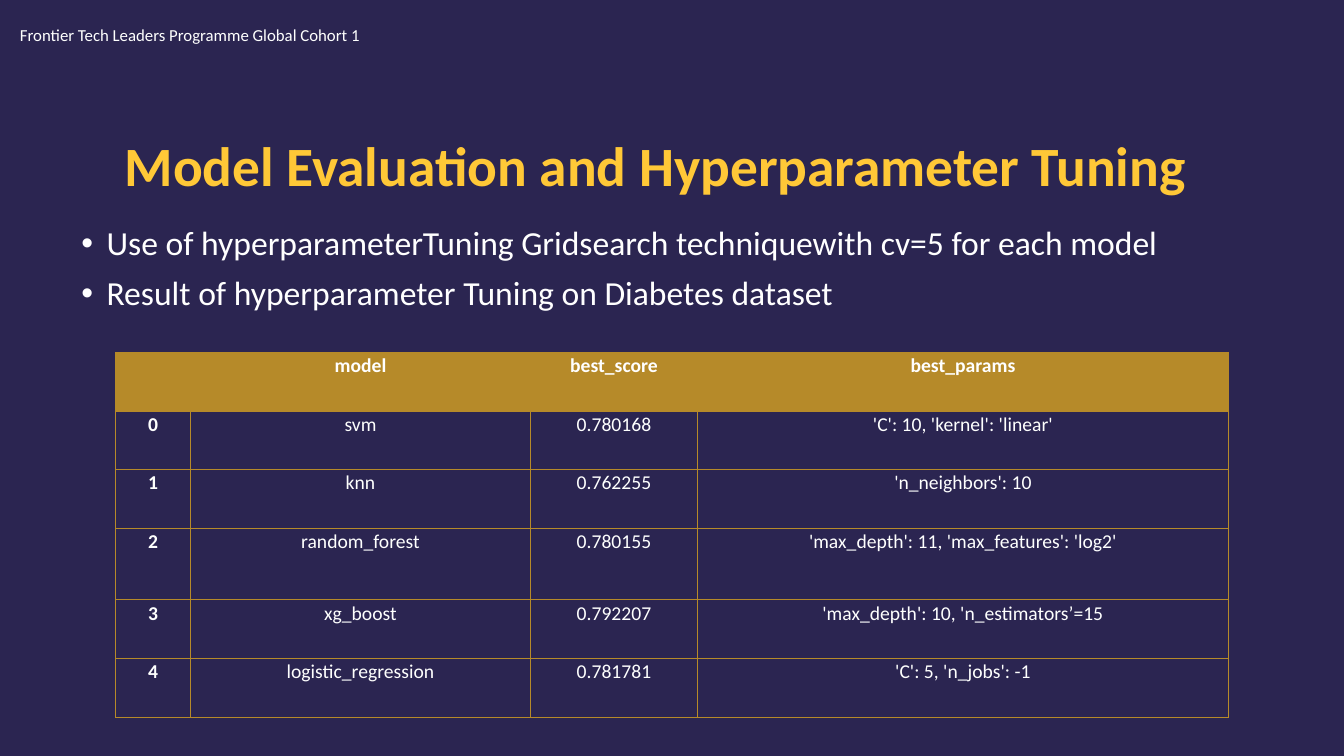
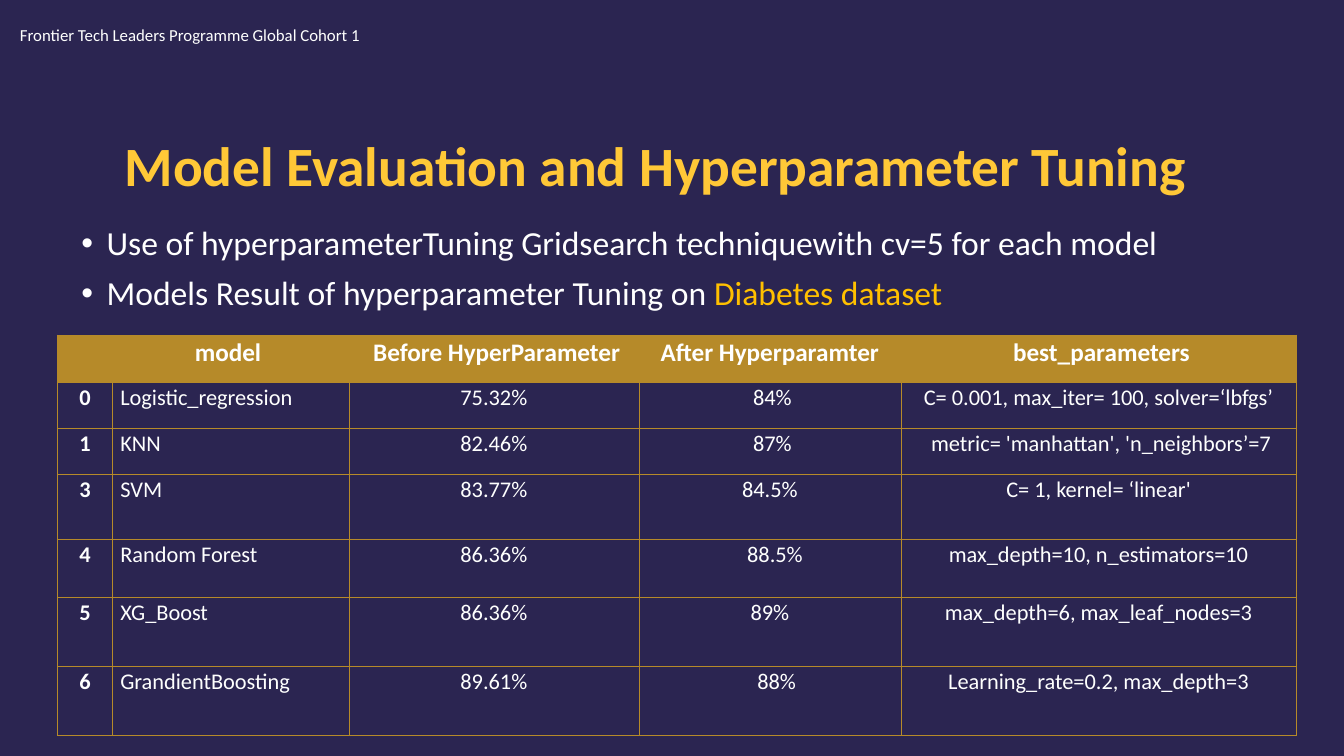
Before and after one commit to edasaruhan/Assingment_ML_kili66, a slide deck: slide 13 of MariamKili_Draft_Presentation.pptx. Drawn at 1344x756 pixels with LibreOffice and Linux fonts; fonts in the diff are those of the drawing; background and template pictures are left out. Boxes give left, top, right and bottom in pixels: in the first picture for what was removed or moved away, otherwise in the second. Text is boxed around its words. In the diff, an @@ line names an element or a change of style, - is before the commit and + after.

```diff
--- a/MariamKili_Draft_Presentation.pptx
+++ b/MariamKili_Draft_Presentation.pptx
@@ text at (x1=107, y1=281, x2=942, y2=311): text changed @@
-• Result of hyperparameter Tuning on Diabetes dataset
+• Models Result of hyperparameter Tuning on Diabetes dataset
@@ table at (x1=57, y1=335, x2=1297, y2=734) @@
- | model | best_score | best_params
-0 | svm | 0.780168 | 'C': 10, 'kernel': 'linear'
-1 | knn | 0.762255 | 'n_neighbors': 10
-2 | random_forest | 0.780155 | 'max_depth': 11, 'max_features': 'log2'
-3 | xg_boost | 0.792207 | 'max_depth': 10, 'n_estimators’=15
-4 | logistic_regression | 0.781781 | 'C': 5, 'n_jobs': -1
+ | model | Before HyperParameter | After Hyperparamter | best_parameters
+0 | Logistic_regression | 75.32% | 84% | C= 0.001, max_iter= 100, solver=‘lbfgs’
+1 | KNN | 82.46% | 87% | metric= 'manhattan', 'n_neighbors’=7
+3 | SVM | 83.77% | 84.5% | C= 1, kernel= ‘linear'
+4 | Random Forest | 86.36% | 88.5% | max_depth=10, n_estimators=10
+5 | XG_Boost | 86.36% | 89% | max_depth=6, max_leaf_nodes=3
+6 | GrandientBoosting | 89.61% | 88% | Learning_rate=0.2, max_depth=3
@@ table resized from (x1=116, y1=352, x2=1228, y2=717) to (x1=57, y1=335, x2=1297, y2=734) @@
```
Also in this commit, not shown: 13 other slides changed.
